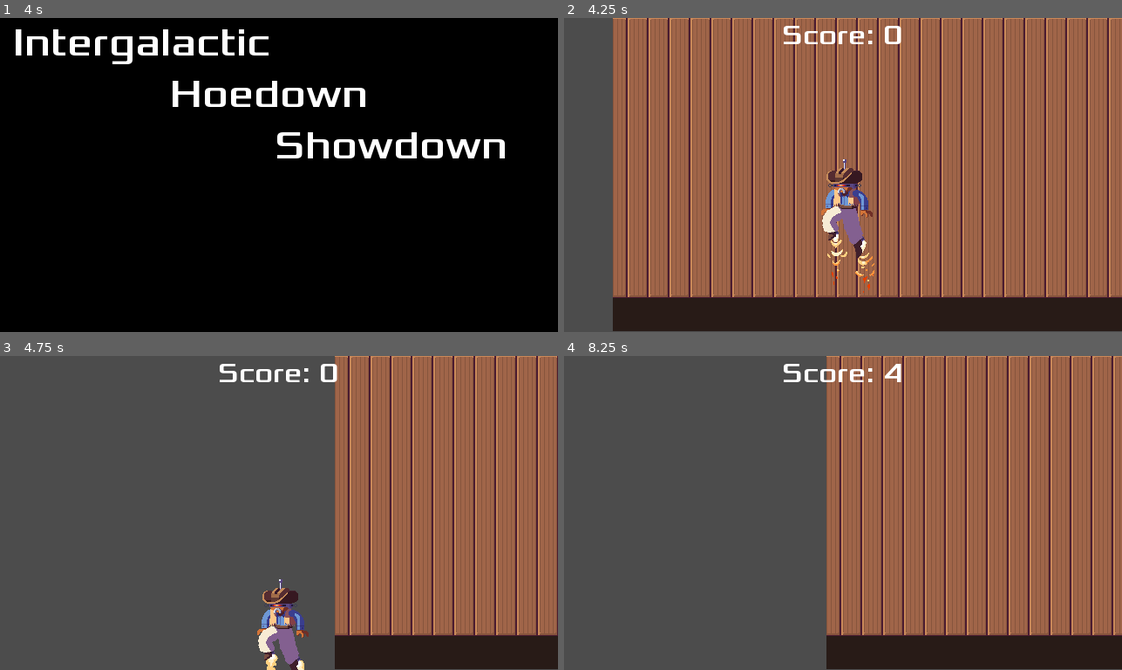
Above: before the commit, frames 1-4 (two rows, left to right).
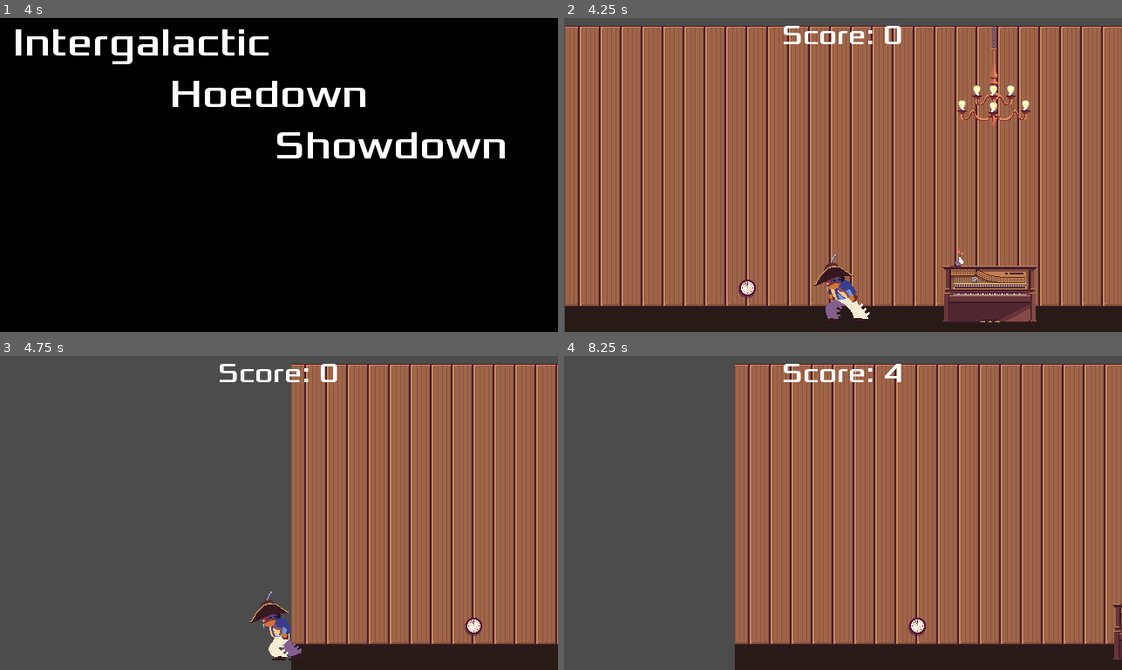
Above: after the commit, the same moments.

Repository: ttalexander2/Galactic-Hoedown-Showdown
Game: Godot game, scene res://Opening.tscn
The game is run twice, just before and just after one commit, with the same random seed, the same clock (stepped at 60 frames per second) and the same inputs.
Inputs (mouse positions are in pixels of both pictures, inside the frame that each line leads up to):
- Up to frame 1 (4 s): tap Enter (ui_accept) at 0.5, 0.6, 0.77, 1.07, 1.35, 1.52, 1.82, 2.1, 2.75, 2.85, 3.02, 3.32, 3.5, 3.6, 3.77 s; move the mouse to (401, 159) at 0.52 s; hold Right (ui_right) 0.53-1.28 s; click (401, 159) at 0.67 s; move the mouse to (167, 190) at 1.27 s; hold Down (ui_down) 1.28-2.03 s; move the mouse to (334, 105) at 2.02 s; hold Right (ui_right) 2.03-2.78 s; move the mouse to (251, 237) at 2.77 s; hold Space (ui_up) 2.78-3.53 s; click (251, 237) at 2.92 s; move the mouse to (446, 222) at 3.52 s; hold Left (ui_left) from 3.53 s (still down)
- Up to frame 2 (4.25 s): keep holding Left (ui_left); tap Enter (ui_accept) at 4.07 s
- Up to frame 3 (4.75 s): keep holding Left (ui_left); move the mouse to (279, 544) at 4.27 s; tap Enter (ui_accept) at 4.35, 4.52 s; click (279, 544) at 4.42 s
- Up to frame 4 (8.25 s): tap Enter (ui_accept) at 4.82, 5.1, 5.75, 5.85, 6.02, 6.32, 6.5, 6.6, 6.77, 7.07, 7.25, 7.35, 7.52, 7.82, 8.1 s; move the mouse to (870, 513) at 5.02 s; release Left (ui_left) at 5.03 s; hold Down (ui_down) 5.03-5.78 s; click (870, 513) at 5.17 s; move the mouse to (759, 434) at 5.77 s; hold Right (ui_right) 5.78-6.53 s; move the mouse to (965, 497) at 6.52 s; hold Space (ui_up) 6.53-7.28 s; move the mouse to (731, 528) at 7.27 s; hold Right (ui_right) 7.28-8.03 s; click (731, 528) at 7.42 s; move the mouse to (898, 443) at 8.02 s; hold Down (ui_down) from 8.03 s (still down)

Frame 1 is identical in both runs. In frame 2, 68% of the frame differs, in the area x 0-100%, y 0-100%; in frame 3, 31%; in frame 4, 44%.

Commit message:
I lernted wineglass

Diff:
--- a/LevelPrefabs/Radio.tscn
+++ b/LevelPrefabs/Radio.tscn
@@ -3,6 +3,7 @@
 [ext_resource path="res://assets/Radio_1.png" type="Texture" id=1]
 
 [node name="Radio" type="StaticBody2D"]
+scale = Vector2( 0.5, 0.5 )
 
 [node name="Sprite" type="Sprite" parent="."]
 scale = Vector2( 0.1, 0.1 )
--- /dev/null
+++ b/LevelPrefabs/WineglassFull.tscn
@@ -0,0 +1,8 @@
+[gd_scene load_steps=2 format=2]
+
+[ext_resource path="res://assets/wineglass_full.png" type="Texture" id=1]
+
+[node name="WineglassFull" type="StaticBody2D"]
+
+[node name="Sprite" type="Sprite" parent="."]
+texture = ExtResource( 1 )
--- a/Main.tscn
+++ b/Main.tscn
@@ -1,12 +1,24 @@
-[gd_scene load_steps=8 format=2]
+[gd_scene load_steps=20 format=2]
 
 [ext_resource path="res://Player.tscn" type="PackedScene" id=1]
 [ext_resource path="res://LevelPrefabs/Wall1.tscn" type="PackedScene" id=2]
+[ext_resource path="res://LevelPrefabs/WineglassShelf.tscn" type="PackedScene" id=3]
 [ext_resource path="res://Bullet3.tscn" type="PackedScene" id=4]
 [ext_resource path="res://BigGunEnemy.tscn" type="PackedScene" id=5]
 [ext_resource path="res://UI.tscn" type="PackedScene" id=6]
 [ext_resource path="res://Main.gd" type="Script" id=7]
 [ext_resource path="res://assets/game jam.wav" type="AudioStream" id=8]
+[ext_resource path="res://LevelPrefabs/Bar.tscn" type="PackedScene" id=9]
+[ext_resource path="res://LevelPrefabs/Wall2.tscn" type="PackedScene" id=10]
+[ext_resource path="res://LevelPrefabs/Stool.tscn" type="PackedScene" id=11]
+[ext_resource path="res://LevelPrefabs/Clock.tscn" type="PackedScene" id=12]
+[ext_resource path="res://LevelPrefabs/Sarsp.tscn" type="PackedScene" id=13]
+[ext_resource path="res://LevelPrefabs/Radio.tscn" type="PackedScene" id=14]
+[ext_resource path="res://LevelPrefabs/Piano.tscn" type="PackedScene" id=15]
+[ext_resource path="res://LevelPrefabs/PoolTable.tscn" type="PackedScene" id=16]
+[ext_resource path="res://LevelPrefabs/WineglassFull.tscn" type="PackedScene" id=17]
+[ext_resource path="res://LevelPrefabs/SarspShelf.tscn" type="PackedScene" id=18]
+[ext_resource path="res://LevelPrefabs/Chandelier.tscn" type="PackedScene" id=19]
 
 [node name="Main" type="Node2D"]
 script = ExtResource( 7 )
@@ -14,12 +26,95 @@
 [node name="LevelStruct" type="Node" parent="."]
 
 [node name="Wall1" parent="LevelStruct" instance=ExtResource( 2 )]
-position = Vector2( 320.037, 178.991 )
+position = Vector2( 319.954, 189.059 )
+z_index = -3
+
+[node name="Clock" parent="LevelStruct/Wall1" instance=ExtResource( 12 )]
+position = Vector2( -110, 120.634 )
+
+[node name="Wall2" parent="LevelStruct" instance=ExtResource( 10 )]
+position = Vector2( 959.43, 188.988 )
+z_index = -3
+
+[node name="Piano" parent="LevelStruct" instance=ExtResource( 15 )]
+position = Vector2( 488.579, 308.533 )
+
+[node name="PoolTable" parent="LevelStruct" instance=ExtResource( 16 )]
+position = Vector2( 1035.53, 330.917 )
+
+[node name="Stool" parent="LevelStruct/PoolTable" instance=ExtResource( 11 )]
+position = Vector2( -468.282, 59.5276 )
+scale = Vector2( 10, 10 )
+
+[node name="WineglassFull" parent="LevelStruct/PoolTable/Stool" instance=ExtResource( 17 )]
+position = Vector2( 18.2551, -30.5575 )
+
+[node name="Sarsp" parent="LevelStruct/PoolTable/Stool" instance=ExtResource( 13 )]
+position = Vector2( 27.7795, -35.3197 )
+
+[node name="Bar 1" parent="LevelStruct" instance=ExtResource( 9 )]
+position = Vector2( 816.344, 275.339 )
+z_index = -1
+
+[node name="Stool" parent="LevelStruct/Bar 1" instance=ExtResource( 11 )]
+position = Vector2( -56.5907, 62.749 )
+z_index = 1
+
+[node name="WineglassShelf" parent="LevelStruct/Bar 1" instance=ExtResource( 3 )]
+position = Vector2( -45, -8 )
+
+[node name="Stool2" parent="LevelStruct/Bar 1" instance=ExtResource( 11 )]
+position = Vector2( -16.2118, 62.749 )
+
+[node name="Sarsp" parent="LevelStruct/Bar 1" instance=ExtResource( 13 )]
+position = Vector2( 6.14679, 26.0409 )
+
+[node name="Sarsp2" parent="LevelStruct/Bar 1" instance=ExtResource( 13 )]
+position = Vector2( 12.5684, 26.1401 )
+
+[node name="Sarsp" parent="LevelStruct/Bar 1/Sarsp2" instance=ExtResource( 13 )]
+position = Vector2( -9.57172, -19.1475 )
+
+[node name="Sarsp2" parent="LevelStruct/Bar 1/Sarsp2" instance=ExtResource( 13 )]
+position = Vector2( -3.22211, -19.1475 )
+
+[node name="Sarsp3" parent="LevelStruct/Bar 1/Sarsp2" instance=ExtResource( 13 )]
+position = Vector2( -6.49609, -38.2955 )
+
+[node name="Radio" parent="LevelStruct/Bar 1/Sarsp2/Sarsp3" instance=ExtResource( 14 )]
+position = Vector2( -103.588, 41.253 )
+
+[node name="Sarsp3" parent="LevelStruct/Bar 1" instance=ExtResource( 13 )]
+position = Vector2( -0.112549, 26.077 )
+
+[node name="SarspShelf" parent="LevelStruct/Bar 1" instance=ExtResource( 18 )]
+position = Vector2( 52.0715, -7.17072 )
+
+[node name="WineglassFull" parent="LevelStruct/Bar 1" instance=ExtResource( 17 )]
+position = Vector2( 44.3567, 30.927 )
+
+[node name="WineglassFull2" parent="LevelStruct/Bar 1" instance=ExtResource( 17 )]
+position = Vector2( -80.7062, 31.0455 )
+
+[node name="Stool3" parent="LevelStruct/Bar 1" instance=ExtResource( 11 )]
+position = Vector2( 22.6557, 62.1608 )
+
+[node name="Stool4" parent="LevelStruct/Bar 1" instance=ExtResource( 11 )]
+position = Vector2( 56.4057, 62.6608 )
+
+[node name="Stool5" parent="LevelStruct/Bar 1" instance=ExtResource( 11 )]
+position = Vector2( 98.4057, 62.4108 )
+
+[node name="Stool6" parent="LevelStruct/Bar 1" instance=ExtResource( 11 )]
+position = Vector2( -96.0943, 62.4108 )
+
+[node name="Chandelier" parent="LevelStruct" instance=ExtResource( 19 )]
+position = Vector2( 491.874, 70.8113 )
 
 [node name="Blocks" type="Node" parent="."]
 
 [node name="Player" parent="." instance=ExtResource( 1 )]
-position = Vector2( 319.924, 177.444 )
+position = Vector2( 380.469, 305.681 )
 bullet3 = ExtResource( 4 )
 
 [node name="Camera2D" type="Camera2D" parent="Player"]
@@ -30,10 +125,10 @@
 [node name="Enemies" type="Node" parent="."]
 
 [node name="BigGunEnemy2" parent="Enemies" instance=ExtResource( 5 )]
-position = Vector2( 1532.86, 276.709 )
+position = Vector2( 1210.58, 286.223 )
 
 [node name="BigGunEnemy3" parent="Enemies" instance=ExtResource( 5 )]
-position = Vector2( 778.613, 261.521 )
+position = Vector2( 978.296, 271.039 )
 
 [node name="HUD" parent="." instance=ExtResource( 6 )]
 
Binary file added: assets/wineglass_full.png
Not shown, added: assets/wineglass_full.png.import
